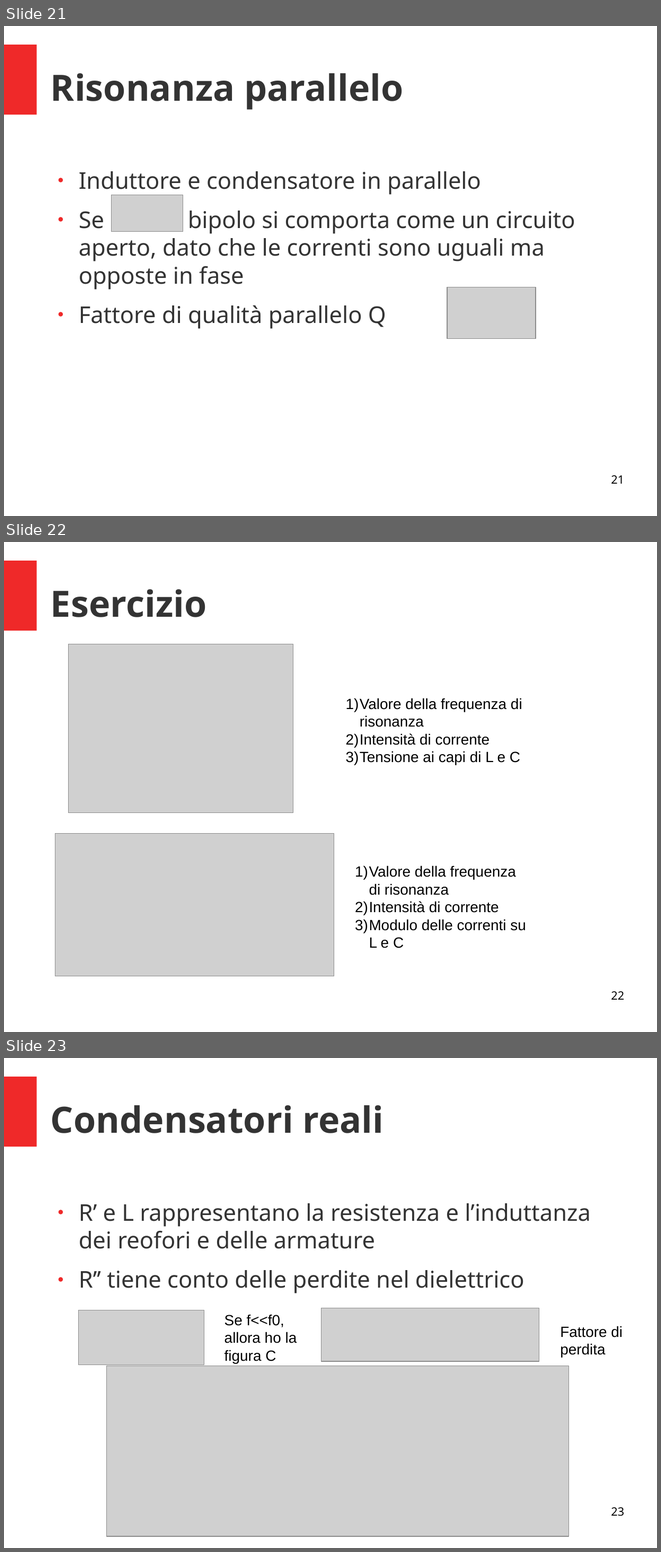
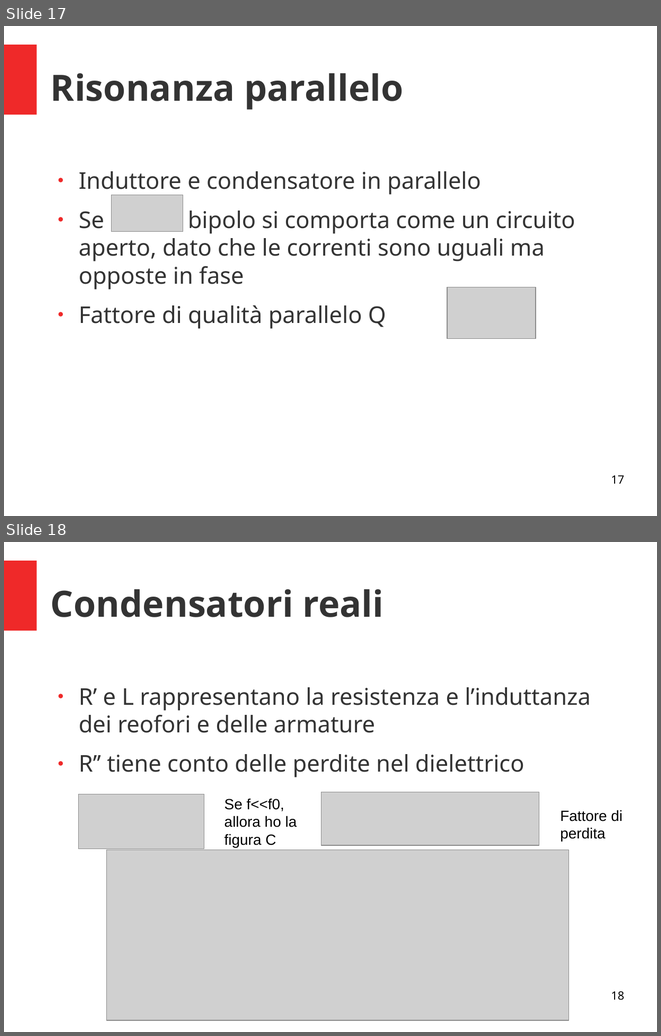
Before and after one commit to fuserale/Baronio, a slide deck: Anno 2019_2020/4A TL/2. La corrente alternata/2. La corrente alternata.odp. Shown one above the other, each under a label of ours: slides 21, 22 and 23 before the commit, slides 17 and 18 after it. The pictures are 661x1552 and 661x1036 pixels, drawn with LibreOffice and Linux fonts; fonts in the diff are those of the drawing; grey boxes stand for pictures. Boxes give left, top, right and bottom in pixels: in the first picture for what was removed or moved away, otherwise in the second. Text is boxed around its words. In the diff, an @@ line names an element or a change of style, - is before the commit and + after.

```diff
--- a/Anno 2019_2020/4A TL/2. La corrente alternata/2. La corrente alternata.odp
+++ b/Anno 2019_2020/4A TL/2. La corrente alternata/2. La corrente alternata.odp
@@ slide 22 removed at <box>4,542,657,1032</box>, background #FFFFFF; not listed: 1 template element that a slide beside it also shows @@
@@ title removed at <box>51,589,207,617</box> @@
-Esercizio
@@ picture removed at <box>69,644,293,812</box> @@
@@ text removed at <box>346,698,522,765</box> @@
-1) Valore della frequenza di risonanza
-2) Intensità di corrente
-3) Tensione ai capi di L e C
@@ picture removed at <box>55,834,335,976</box> @@
@@ text removed at <box>355,865,526,948</box> @@
-1) Valore della frequenza di risonanza
-2) Intensità di corrente
-3) Modulo delle correnti su L e C
@@ page number removed at <box>611,991,624,999</box> @@
-22
@@ what was slide 21 is now slide 17 @@
@@ page number at <box>611,475,624,483</box>: text changed @@
-21
+17
@@ what was slide 23 is now slide 18 @@
@@ page number at <box>611,991,624,1000</box>: text changed @@
-23
+18
```
Also in this commit, not shown: 17 slides added, 6 other slides removed, 14 other files.
